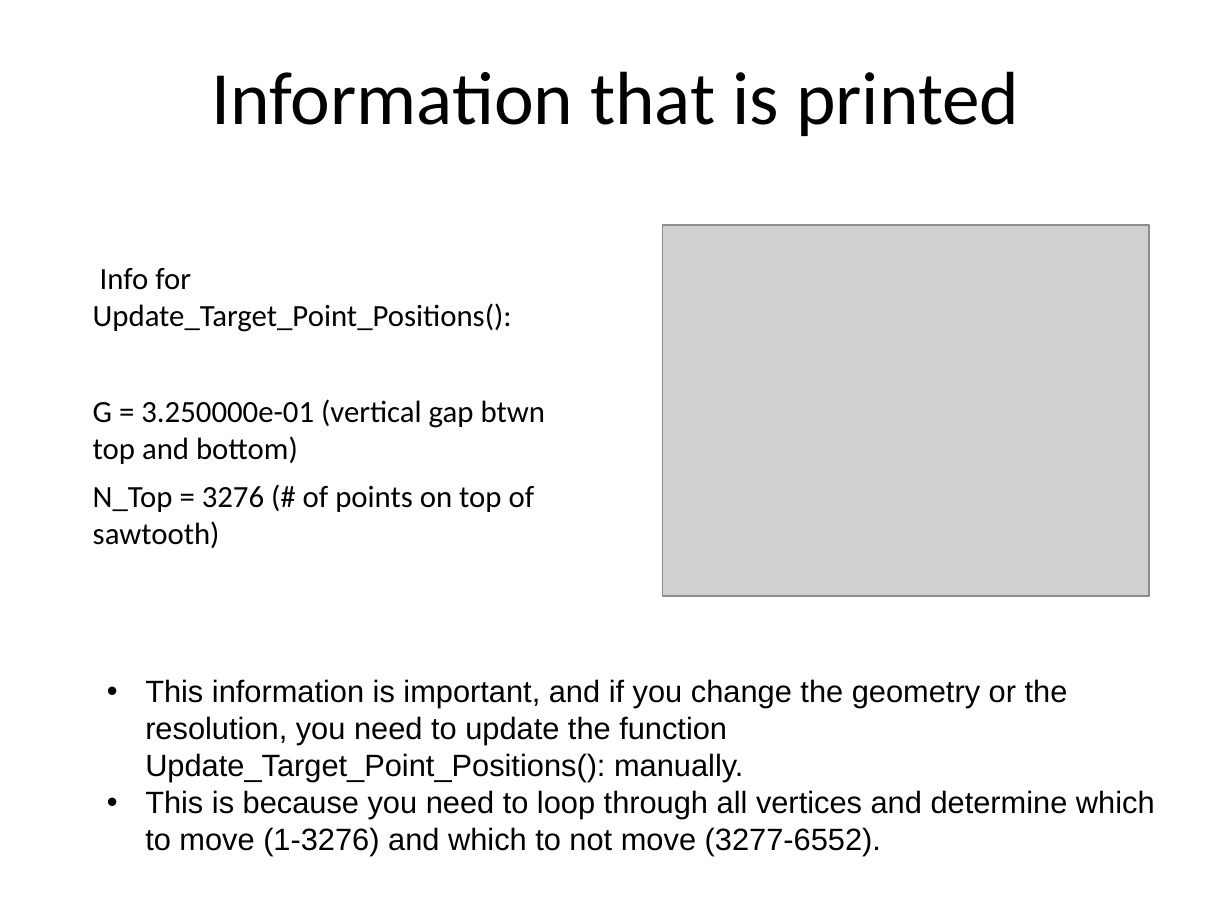
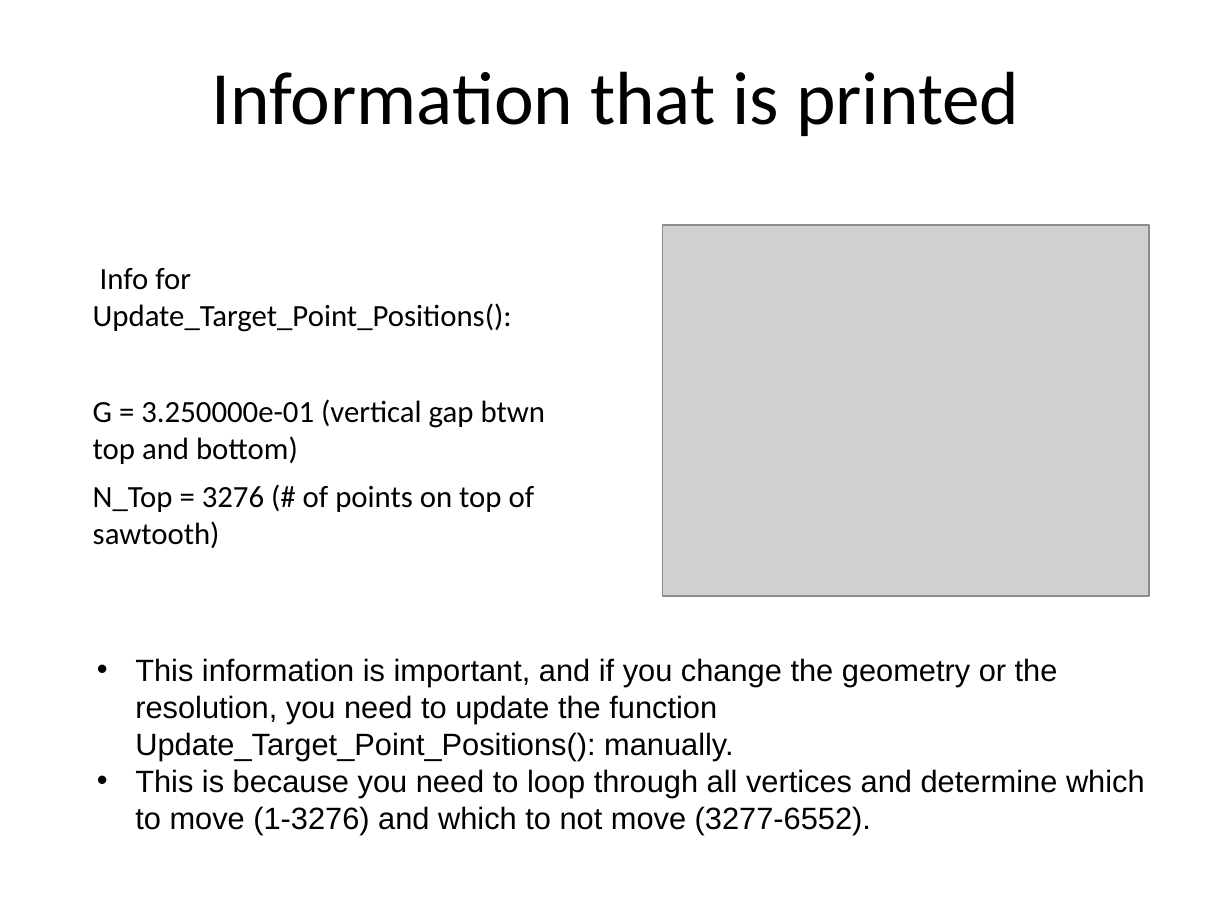
Before and after one commit to fairyflies9/IBAMR-Tutorials, a slide deck: slide 6 of UA Tutorials/Lecture 3 - Changing Target Positions IB2d and IBAMR.pptx. Drawn at 1232x924 pixels with LibreOffice and Linux fonts; fonts in the diff are those of the drawing; grey boxes stand for pictures. Boxes give left, top, right and bottom in pixels: in the first picture for what was removed or moved away, otherwise in the second. Text is boxed around its words. In the diff, an @@ line names an element or a change of style, - is before the commit and + after.

```diff
--- a/UA Tutorials/Lecture 3 - Changing Target Positions IB2d and IBAMR.pptx
+++ b/UA Tutorials/Lecture 3 - Changing Target Positions IB2d and IBAMR.pptx
@@ text "This information is important, and ..." moved from (x1=145, y1=679, x2=1155, y2=856) to (x1=135, y1=658, x2=1145, y2=834) @@
```
Also in this commit, not shown: 1 other slide changed, 1 other file.
